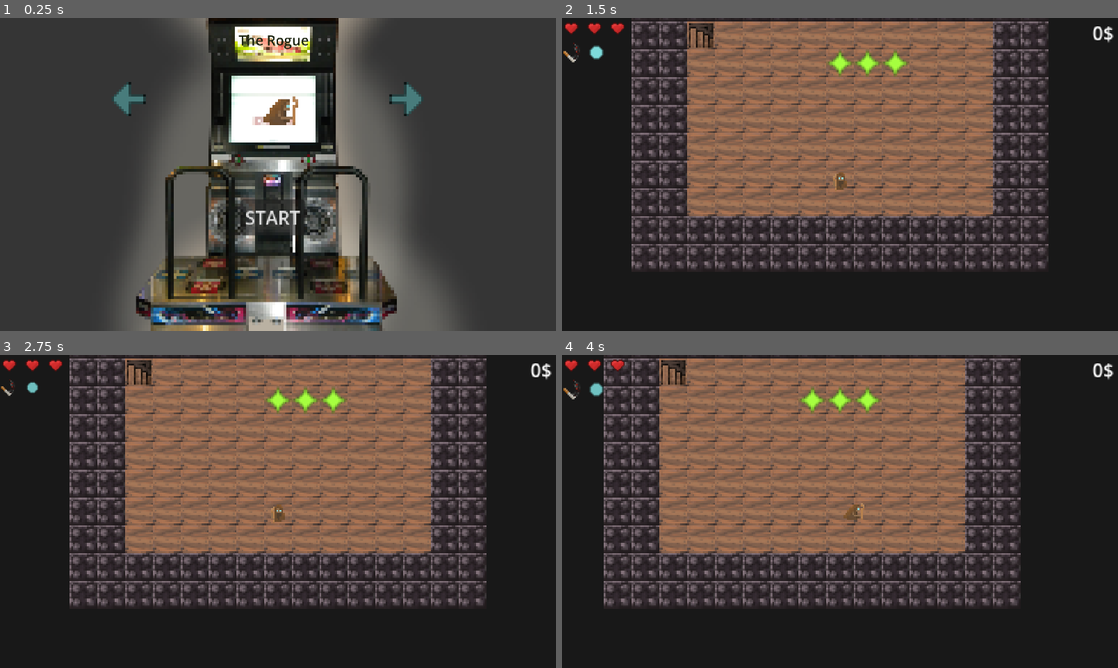
Above: before the commit, frames 1-4 (two rows, left to right).
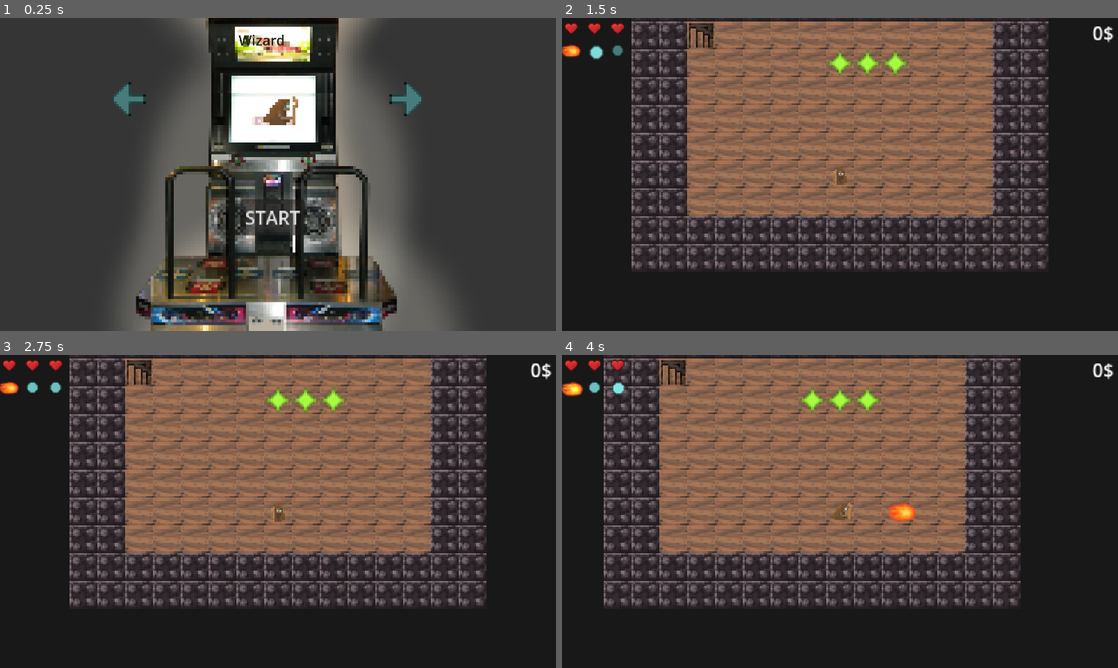
Above: after the commit, the same moments.

Repository: beppep/newDanceMage
Game: Godot game, scene res://scenes/character_select.tscn
Same seed, same stepped clock (60 frames per second), same inputs: the game is played once before the commit and once after it.
Inputs (mouse positions are in pixels of both pictures, inside the frame that each line leads up to):
- Up to frame 1 (0.25 s): no input
- Up to frame 2 (1.5 s): click "START" at 0.5 s; click (573, 49) at 1.25 s
- Up to frame 3 (2.75 s): click (33, 386) at 2.02 s
- Up to frame 4 (4 s): click (617, 386) at 2.77 s; tap Enter at 3.5 s; move the mouse to (962, 495) at 3.52 s; hold Right (move_right) from 3.53 s (still down); tap Space (move_nowhere) at 3.6 s; click (962, 495) at 3.67 s

The runs differ from the first frame. In frame 1, 0.2% of the frame differs, in the area x 42-56%, y 5-10%; in frame 2, 0.3%; in frame 3, 0.2%; in frame 4, 0.7%, in the area x 0-64%, y 8-54%.

Commit message:
fix spell system

Diff:
--- a/assets/resources/characters/rogue.tres
+++ b/assets/resources/characters/rogue.tres
@@ -14,6 +14,7 @@
 name = "The Rogue"
 image = ExtResource("1_q5nnc")
 description = "Uses a knife."
+health = 2
 starting_spell = ExtResource("3_pk5j8")
 starting_dance = Array[ExtResource("3_w0kju")]([SubResource("Resource_w0kju")])
 metadata/_custom_type_script = "uid://bg10mrpssxaig"
--- /dev/null
+++ b/assets/resources/characters/wizard.tres
@@ -0,0 +1,19 @@
+[gd_resource type="Resource" script_class="CharacterResource" load_steps=6 format=3 uid="uid://csey5ildfcoic"]
+
+[ext_resource type="Texture2D" uid="uid://cxagkp8nxcvu6" path="res://assets/sprites/player/player.png" id="1_cdqvv"]
+[ext_resource type="Script" uid="uid://bg10mrpssxaig" path="res://scripts/CharacterResource.gd" id="2_l2na7"]
+[ext_resource type="Script" uid="uid://val26tm8c0s5" path="res://scripts/StepResource.gd" id="3_5uhno"]
+[ext_resource type="Resource" uid="uid://dsty1ew11tf5k" path="res://assets/resources/spells/fireball_spell.tres" id="4_cdqvv"]
+
+[sub_resource type="Resource" id="Resource_w0kju"]
+script = ExtResource("3_5uhno")
+metadata/_custom_type_script = "uid://val26tm8c0s5"
+
+[resource]
+script = ExtResource("2_l2na7")
+name = "Wizard"
+image = ExtResource("1_cdqvv")
+description = "Classic fireball."
+starting_spell = ExtResource("4_cdqvv")
+starting_dance = Array[ExtResource("3_5uhno")]([SubResource("Resource_w0kju")])
+metadata/_custom_type_script = "uid://bg10mrpssxaig"
--- a/assets/resources/spells/dash_spell.tres
+++ b/assets/resources/spells/dash_spell.tres
@@ -1,8 +1,18 @@
-[gd_resource type="Resource" script_class="SpellResource" load_steps=4 format=3 uid="uid://cfs0q2j42t4rp"]
+[gd_resource type="Resource" script_class="SpellResource" load_steps=7 format=3 uid="uid://cfs0q2j42t4rp"]
 
 [ext_resource type="Texture2D" uid="uid://dbbiii6afobno" path="res://assets/sprites/particles/smoke.png" id="1_sxfcu"]
 [ext_resource type="Script" uid="uid://bol1wrrtmnshn" path="res://scripts/SpellResource.gd" id="2_1fbbx"]
+[ext_resource type="Script" uid="uid://val26tm8c0s5" path="res://scripts/StepResource.gd" id="2_pi865"]
 [ext_resource type="Script" uid="uid://dm1n2pys02cul" path="res://scripts/spells/dash_spell.gd" id="3_sxfcu"]
+
+[sub_resource type="Resource" id="Resource_wt484"]
+script = ExtResource("2_pi865")
+metadata/_custom_type_script = "uid://val26tm8c0s5"
+
+[sub_resource type="Resource" id="Resource_xs1v4"]
+script = ExtResource("2_pi865")
+kind = 1
+metadata/_custom_type_script = "uid://val26tm8c0s5"
 
 [resource]
 script = ExtResource("2_1fbbx")
@@ -11,4 +21,6 @@
 description = "Dash forward and deal damage in front of you."
 dance_length = 2
 spell_script = ExtResource("3_sxfcu")
+recipe = Array[ExtResource("2_pi865")]([SubResource("Resource_wt484"), SubResource("Resource_xs1v4")])
+upgrade_count = 1
 metadata/_custom_type_script = "uid://bol1wrrtmnshn"
--- a/assets/resources/spells/fireball_spell.tres
+++ b/assets/resources/spells/fireball_spell.tres
@@ -1,14 +1,24 @@
-[gd_resource type="Resource" script_class="SpellResource" load_steps=4 format=3 uid="uid://dsty1ew11tf5k"]
+[gd_resource type="Resource" script_class="SpellResource" load_steps=7 format=3 uid="uid://dsty1ew11tf5k"]
 
 [ext_resource type="Script" uid="uid://btl56hu7xqit5" path="res://scripts/spells/fireball_spell.gd" id="1_4wxvt"]
 [ext_resource type="Script" uid="uid://bol1wrrtmnshn" path="res://scripts/SpellResource.gd" id="1_eoktn"]
 [ext_resource type="Texture2D" uid="uid://cwgiiwcjxlkve" path="res://assets/sprites/particles/fireball.png" id="1_ovvll"]
+[ext_resource type="Script" uid="uid://val26tm8c0s5" path="res://scripts/StepResource.gd" id="2_rs7kg"]
+
+[sub_resource type="Resource" id="Resource_rs7kg"]
+script = ExtResource("2_rs7kg")
+metadata/_custom_type_script = "uid://val26tm8c0s5"
+
+[sub_resource type="Resource" id="Resource_0bs5b"]
+script = ExtResource("2_rs7kg")
+metadata/_custom_type_script = "uid://val26tm8c0s5"
 
 [resource]
 script = ExtResource("1_eoktn")
 name = "Fireball"
 image = ExtResource("1_ovvll")
 description = "Shoot fireballs in all four directions."
-dance_length = 3
+dance_length = 2
 spell_script = ExtResource("1_4wxvt")
+recipe = Array[ExtResource("2_rs7kg")]([SubResource("Resource_rs7kg"), SubResource("Resource_0bs5b")])
 metadata/_custom_type_script = "uid://bol1wrrtmnshn"
--- a/assets/resources/spells/stab_spell.tres
+++ b/assets/resources/spells/stab_spell.tres
@@ -1,8 +1,13 @@
-[gd_resource type="Resource" script_class="SpellResource" load_steps=4 format=3 uid="uid://dljwcvy4otsno"]
+[gd_resource type="Resource" script_class="SpellResource" load_steps=6 format=3 uid="uid://dljwcvy4otsno"]
 
 [ext_resource type="Texture2D" uid="uid://g6gve3qw1b13" path="res://assets/sprites/particles/slice.png" id="1_ff6l2"]
 [ext_resource type="Script" uid="uid://bol1wrrtmnshn" path="res://scripts/SpellResource.gd" id="2_lylqd"]
+[ext_resource type="Script" uid="uid://val26tm8c0s5" path="res://scripts/StepResource.gd" id="2_ovup2"]
 [ext_resource type="Script" uid="uid://bxds8kvkk34mx" path="res://scripts/spells/stab_spell.gd" id="3_ff6l2"]
+
+[sub_resource type="Resource" id="Resource_lylqd"]
+script = ExtResource("2_ovup2")
+metadata/_custom_type_script = "uid://val26tm8c0s5"
 
 [resource]
 script = ExtResource("2_lylqd")
@@ -11,4 +16,5 @@
 description = "Attacks right in front of you."
 dance_length = 1
 spell_script = ExtResource("3_ff6l2")
+recipe = Array[ExtResource("2_ovup2")]([SubResource("Resource_lylqd")])
 metadata/_custom_type_script = "uid://bol1wrrtmnshn"
--- a/scenes/character_select.tscn
+++ b/scenes/character_select.tscn
@@ -54,7 +54,7 @@
 offset_right = 116.8999
 offset_bottom = -968.0
 grow_horizontal = 2
-text = "The Rogue"
+text = "Wizard"
 label_settings = SubResource("LabelSettings_fa52j")
 
 [node name="RightButton" type="TextureButton" parent="."]
--- a/scenes/spell_card.gd
+++ b/scenes/spell_card.gd
@@ -19,7 +19,7 @@
 		$Button/VBoxContainer/description.text = spell.description
 		$Button/VBoxContainer/TextureRect.texture = spell.image
 
-@export var recipe: Array:
+@export var recipe: Array[Step]:
 	set(value):
 		recipe = value
 		for x in range(recipe.size()):
@@ -56,6 +56,7 @@
 
 
 func _on_button_pressed() -> void:
-	print("yo",spell,recipe)
+	#print("yo",spell,recipe)
+	assert(recipe[0] is Step)
 	world.player.unlock(spell, recipe)
 	world.get_node("MainUI").remove_card_rewards()
--- a/scripts/CharacterResource.gd
+++ b/scripts/CharacterResource.gd
@@ -5,6 +5,7 @@
 @export var name: String = "Some Cool Spell"
 @export var image: Texture2D
 @export var description: String = "Some cool spell does something cool"
+@export var health: int = 3
 @export var starting_spell: SpellResource
 @export var starting_dance: Array[Step]
 
--- a/scripts/SpellResource.gd
+++ b/scripts/SpellResource.gd
@@ -7,3 +7,6 @@
 @export var description: String = "Some cool spell does something cool"
 @export var dance_length: int = 4
 @export var spell_script: Script
+@export var recipe: Array[Step]
+@export var temporary: bool = false
+@export var upgrade_count: int = 0
--- a/scripts/character_select.gd
+++ b/scripts/character_select.gd
@@ -2,6 +2,7 @@
 
 
 const ALL_CHARACTERS : Array[CharacterResource] = [
+	preload("res://assets/resources/characters/wizard.tres"),
 	preload("res://assets/resources/characters/rogue.tres"),
 	preload("res://assets/resources/characters/armadillo.tres"),
 ]
--- a/scripts/main_ui.gd
+++ b/scripts/main_ui.gd
@@ -21,7 +21,8 @@
 var arrow_textures
 var dark_arrow_textures
 
-var upgrade_cost = 5
+const UPGRADE_COST = 5
+const UPGRADE_SCALING = 5
 var selected_spell_in_shop = null
 var selected_arrow_in_shop = null
 
@@ -111,10 +112,10 @@
 		#spell_icon.stretch_mode = TextureRect.STRETCH_KEEP_ASPECT_CENTERED
 		spell_HBox.add_child(spell_icon)
 
-		var alignment = player.check_recipe_alignment(player.recipe_book[i])
+		var alignment = player.check_recipe_alignment(player.spell_book[i])
 
-		for x in range(player.recipe_book[i].size()):
-			var step : Step = player.recipe_book[i][x]
+		for x in range(player.spell_book[i].recipe.size()):
+			var step : Step = player.spell_book[i].recipe[x]
 			var arrow = TextureButton.new()
 			var texture_is_light: bool
 
@@ -146,18 +147,18 @@
 		player.spell_book[spell_nr] = player.spell_book[spell_nr-1]
 		player.spell_book[spell_nr-1] = tmp
 
-		tmp = player.recipe_book[spell_nr]
-		player.recipe_book[spell_nr] = player.recipe_book[spell_nr-1]
-		player.recipe_book[spell_nr-1] = tmp
-
-		tmp = player.upgrade_count_book[spell_nr]
-		player.upgrade_count_book[spell_nr] = player.upgrade_count_book[spell_nr-1]
-		player.upgrade_count_book[spell_nr-1] = tmp
-
 func _on_arrow_icon_pressed(spell_nr, arrow_nr): # select an arrow in the shop
 	selected_spell_in_shop = spell_nr
 	selected_arrow_in_shop = arrow_nr
+	_on_prices_changed()
 	_on_spells_changed(true)
+
+func _on_prices_changed():
+	var spell = player.spell_book[selected_spell_in_shop]
+	var cost = UPGRADE_COST + UPGRADE_SCALING * spell.upgrade_count
+	$"Shop/UpgradeButton/VBoxContainer/cost".text = str(cost) + "$"
+	$"Shop/UpgradeButton2/VBoxContainer/cost".text = str(cost) + "$"
+
 
 func flash_icon(node: Node):
 	var tween = get_tree().create_tween()
@@ -169,53 +170,23 @@
 
 func _on_upgrade_button_pressed() -> void:
 	if selected_spell_in_shop!=null and selected_arrow_in_shop!=null:
-		print( player.coins, "  ", upgrade_cost, " h ", player.upgrade_count_book[selected_spell_in_shop])
-		if player.coins >= upgrade_cost and player.upgrade_count_book[selected_spell_in_shop]==0 and len(player.recipe_book[selected_spell_in_shop])>1:
-			player.coins -= upgrade_cost
-			player.recipe_book[selected_spell_in_shop].pop_at(selected_arrow_in_shop)
-			player.upgrade_count_book[selected_spell_in_shop]+=1
+		var spell = player.spell_book[selected_spell_in_shop]
+		var cost = UPGRADE_COST + UPGRADE_SCALING * spell.upgrade_count
+		if player.coins >= cost and len(player.spell_book[selected_spell_in_shop].recipe)>1:
+			player.coins -= cost
+			spell.recipe.pop_at(selected_arrow_in_shop)
+			spell.upgrade_count+=1
 			_on_spells_changed()
 			_on_health_changed()
 
 
-func old_rng_upgrade_code():
-	if player.coins >= upgrade_cost:
-		var possible_upgrades = []
-		for i in range(len(player.spell_book)):
-			if len(player.recipe_book[i])>1 and player.upgrade_count_book[i]==0:
-				possible_upgrades.append(i)
-		if possible_upgrades:
-			player.coins -= upgrade_cost
-			var upgraded_i = possible_upgrades.pick_random()
-			var removed_arrow = randi() % player.recipe_book[upgraded_i].size()
-			player.recipe_book[upgraded_i].pop_at(removed_arrow)
-			player.upgrade_count_book[upgraded_i]+=1
+func _on_upgrade_button_2_pressed() -> void:
+	if selected_spell_in_shop!=null and selected_arrow_in_shop!=null:
+		var spell = player.spell_book[selected_spell_in_shop]
+		var cost = UPGRADE_COST + UPGRADE_SCALING * spell.upgrade_count
+		if player.coins >= cost:
+			player.coins -= cost
+			spell.recipe[selected_arrow_in_shop] = Step.make_wildcard()
+			spell.upgrade_count+=1
 			_on_spells_changed()
 			_on_health_changed()
-
-
-
-func _on_upgrade_button_2_pressed() -> void:
-	if selected_spell_in_shop!=null and selected_arrow_in_shop!=null:
-		if player.coins >= upgrade_cost and player.upgrade_count_book[selected_spell_in_shop]==0:
-			player.coins -= upgrade_cost
-			player.recipe_book[selected_spell_in_shop][selected_arrow_in_shop] = null # wildcard
-			player.upgrade_count_book[selected_spell_in_shop]+=1
-			_on_spells_changed()
-			_on_health_changed()
-
-
-func old_rng_upgrade_code_2() -> void:
-	if player.coins >= upgrade_cost:
-		var possible_upgrades = []
-		for i in range(len(player.spell_book)):
-			if len(player.recipe_book[i])>1 and player.upgrade_count_book[i]==0:
-				possible_upgrades.append(i)
-		if possible_upgrades:
-			player.coins -= upgrade_cost
-			var upgraded_i = possible_upgrades.pick_random()
-			var transformed_arrow = randi() % player.recipe_book[upgraded_i].size()
-			player.recipe_book[upgraded_i][transformed_arrow] = null # wildcard
-			player.upgrade_count_book[upgraded_i]+=1
-			_on_spells_changed()
-			_on_health_changed()
--- a/scripts/player.gd
+++ b/scripts/player.gd
@@ -3,24 +3,24 @@
 
 var stab_spell = preload("res://assets/resources/spells/dash_spell.tres")
 
-var locked_spells = [
-	preload("res://assets/resources/spells/explode_spell.tres"),
-	preload("res://assets/resources/spells/fireball_spell.tres"),
-	preload("res://assets/resources/spells/wind_spell.tres"),
-	preload("res://assets/resources/spells/rock_spell.tres"),
-	preload("res://assets/resources/spells/bomb_spell.tres"),
-	preload("res://assets/resources/spells/lightning_storm_spell.tres"),
-	preload("res://assets/resources/spells/freeze_spell.tres"),
-	preload("res://assets/resources/spells/dash_spell.tres"),
-	preload("res://assets/resources/spells/hook_spell.tres"),
-	preload("res://assets/resources/spells/magnet_spell.tres"),
-	preload("res://assets/resources/spells/everything_spell.tres"),
-	preload("res://assets/resources/spells/random_spell.tres"),
-	preload("res://assets/resources/spells/beamstar_spell.tres"),
-	preload("res://assets/resources/spells/extra_turn_spell.tres"),
-	preload("res://assets/resources/spells/shield_spell.tres"),
-	preload("res://assets/resources/spells/teleport_spell.tres"),
-	preload("res://assets/resources/spells/heal_spell.tres"),
+var locked_spell_paths : Array[String] = [ # i had issues trying to keep the spellresources in a list. for some reason preload returns like a weird reference
+	"res://assets/resources/spells/explode_spell.tres",
+	"res://assets/resources/spells/fireball_spell.tres",
+	"res://assets/resources/spells/wind_spell.tres",
+	"res://assets/resources/spells/rock_spell.tres",
+	"res://assets/resources/spells/bomb_spell.tres",
+	"res://assets/resources/spells/lightning_storm_spell.tres",
+	"res://assets/resources/spells/freeze_spell.tres",
+	"res://assets/resources/spells/dash_spell.tres",
+	"res://assets/resources/spells/hook_spell.tres",
+	"res://assets/resources/spells/magnet_spell.tres",
+	"res://assets/resources/spells/everything_spell.tres",
+	"res://assets/resources/spells/random_spell.tres",
+	"res://assets/resources/spells/beamstar_spell.tres",
+	"res://assets/resources/spells/extra_turn_spell.tres",
+	"res://assets/resources/spells/shield_spell.tres",
+	"res://assets/resources/spells/teleport_spell.tres",
+	"res://assets/resources/spells/heal_spell.tres",
 ]
 
 @onready var ui_node : MainUI = world.get_node("MainUI")
@@ -28,9 +28,9 @@
 
 var buffered_input = null
 var move_history: Array[Vector2i] = []
-var recipe_book: Array = [Globals.selected_character.starting_dance]
-var spell_book: Array[SpellResource] = [Globals.selected_character.starting_spell]
-var upgrade_count_book = [0]
+#var recipe_book: Array = [Globals.selected_character.starting_dance]
+var spell_book: Array[SpellResource] = [Globals.selected_character.starting_spell.duplicate()]
+#var upgrade_count_book = [0]
 var coins = 0
 var items = {"exploding_rocks":1}
 
@@ -38,8 +38,16 @@
 
 func _ready() -> void:
 	super()
-	max_health = 3
-	health = 3
+	max_health = Globals.selected_character.health
+	health = Globals.selected_character.health
+
+	# debugging locked_spell_resources having weird references instead of SpellResources
+	#var fireball_spell = load(locked_spell_resources[1]
+	#print(fireball_spell, fireball_spell is SpellResource) # no
+	#fireball_spell = load("res://assets/resources/spells/fireball_spell.tres")
+	#print(fireball_spell, fireball_spell is SpellResource) #yes
+
+
 
 func _process(_delta: float) -> void:
 	if world.floor_tilemap.get_cell_source_id(location)==2:
@@ -95,8 +103,8 @@
 	ui_node._on_spells_changed()
 	var current_spell_nr = 0
 	while current_spell_nr < spell_book.size():
-		var recipe = recipe_book[current_spell_nr]
-		if check_recipe_alignment(recipe) == recipe.size():
+		var spell = spell_book[current_spell_nr]
+		if check_recipe_alignment(spell) == spell.recipe.size():
 			await get_tree().process_frame # we need to have this line for the tween to work i have no clue
 			# like if you edit a tween on an object thats not ready yet nothing happens
 			ui_node.flash_icon(ui_node.spell_container.get_children()[current_spell_nr].get_children()[0])
@@ -104,13 +112,13 @@
 		current_spell_nr += 1
 
 
-func check_recipe_alignment(recipe):
-	for i in range(recipe.size()):
-		var alignment_size = recipe.size()-i
+func check_recipe_alignment(spell : SpellResource):
+	for i in range(spell.recipe.size()):
+		var alignment_size = spell.recipe.size()-i
 		if move_history.size() < alignment_size: # no hhistory
 			continue
 		var move_history_tail = move_history.slice(-alignment_size, move_history.size())
-		var recipe_tail = recipe.slice(0, alignment_size)
+		var recipe_tail = spell.recipe.slice(0, alignment_size)
 		var alignment = true
 		for j in range(alignment_size):
 			if not recipe_tail[j].matches(move_history_tail[j]): # wildcard
@@ -130,6 +138,8 @@
 	while spell in get_children():
 		await get_tree().process_frame
 	print("Done casting",spell_resource.name)
+	if spell_resource.temporary:
+		spell_book.erase(spell_resource)
 
 func get_facing() -> Vector2i:
 	for i in range(move_history.size() - 1, -1, -1):
@@ -143,7 +153,8 @@
 	var spell_options = []
 	var recipe_options = []
 	for i in range(3):
-		var new_spell : SpellResource = locked_spells.pick_random()
+
+		var new_spell : SpellResource = load(locked_spell_paths.pick_random()).duplicate()
 		spell_options.append(new_spell)
 		recipe_options.append(create_random_recipe(new_spell.dance_length))
 
@@ -153,17 +164,19 @@
 func unlock(spell: SpellResource, recipe: Array):
 	print("Unlocked: ", spell, recipe)
 	spell_book.append(spell)
-	recipe_book.append(recipe)
-	upgrade_count_book.append(0)
+	assert(recipe is Array[Step])
+	spell.recipe = recipe
+	#recipe_book.append(recipe)
+	#upgrade_count_book.append(0)
 
 #func unlock_random_spell():
-#	var new_spell = locked_spells.pick_random()
+#	var new_spell = locked_spell_resources.pick_random()
 #	spell_book.append(new_spell)
 #	recipe_book.append(create_random_recipe(new_spell.dance_length))
 
 func create_random_recipe(recipe_length :int):
 	var all_inputs = [Vector2i.RIGHT, Vector2i.UP, Vector2i.LEFT, Vector2i.DOWN, Vector2i.ZERO]
-	var recipe = []
+	var recipe: Array[Step] = []
 	for i in range(recipe_length):
 		recipe.append(Step.make_direction(all_inputs.pick_random()))
 	return recipe
@@ -175,4 +188,3 @@
 	#queue_free()
 	world.units.is_running = false
 	await get_tree().create_timer(5.0).timeout
-	get_tree().change_scene_to_file("res://scenes/character_select.tscn")
--- a/scripts/spells/everything_spell.gd
+++ b/scripts/spells/everything_spell.gd
@@ -3,7 +3,8 @@
 
 
 func cast(caster: Unit):
-	for i in range(len(caster.spell_book)):
+	var _to_be_casted = caster.spell_book.copy()
+	for i in range(len(_to_be_casted)):
 		var subspell_res = caster.spell_book[i]
 		if subspell_res.spell_script and subspell_res.name != "Omegapotence":
 			var subspell = subspell_res.spell_script.new()  # instantiate makes a node2D?
@@ -12,4 +13,6 @@
 			while subspell in get_children():
 				await get_tree().process_frame
 
+		#if _to_be_casted[i].temporary:
+		#	caster.spell_book.erase(_to_be_casted[i]) # should everything spell use up temp spells or let you cast them infinitely?
 	queue_free()
--- a/scripts/spells/fireball_spell.gd
+++ b/scripts/spells/fireball_spell.gd
@@ -4,9 +4,9 @@
 
 
 func cast(caster: Unit):
-	var directions = []#caster.get_facing()
-	#if caster.items.get("four_way_shot", 0):
-	directions = [Vector2i.UP,Vector2i.DOWN,Vector2i.LEFT,Vector2i.RIGHT]
+	var directions = [caster.get_facing()]
+	if caster.items.get("four_way_shot", 0):
+		directions = [Vector2i.UP,Vector2i.DOWN,Vector2i.LEFT,Vector2i.RIGHT]
 	for direction in directions:
 		var fireball = projectile_scene.instantiate()
 		#fireball.global_position = caster.global_position
--- a/scripts/spells/random_spell.gd
+++ b/scripts/spells/random_spell.gd
@@ -3,7 +3,7 @@
 
 
 func cast(caster: Unit):
-	var subspell_res = caster.locked_spells.pick_random()
+	var subspell_res = load(caster.locked_spell_paths.pick_random())
 	if subspell_res.spell_script:
 		var subspell = subspell_res.spell_script.new()  # instantiate makes a node2D?
 		add_child(subspell)
--- a/scripts/units.gd
+++ b/scripts/units.gd
@@ -6,20 +6,22 @@
 
 var SIMULATION_DISTANCE = 10
 
-func _ready() -> void:
-	child_exiting_tree.connect(_on_child_exit)
+#func _ready() -> void:
+#	child_exiting_tree.connect(_on_child_exit)
 
-func _on_child_exit(_node: Node):
-	for unit in get_units():
-		if is_instance_valid(unit) and not unit.is_queued_for_deletion() and unit is Player:
-			return
-	is_running = false
+#func _on_child_exit(_node: Node):
+#	print("why???")
+	#for unit in get_units():
+#		if is_instance_valid(unit) and not unit.is_queued_for_deletion() and unit is Player:
+#			return
+#	is_running = false
 
 func start():
 	while is_running:
 		await _process_turn()
 		await get_tree().create_timer(1.0 / 165.0).timeout
-	# game over?
+	get_tree().change_scene_to_file("res://scenes/character_select.tscn")
+
 
 func player_take_turns_until_no_more_extra_turns():
 	#take player turn
